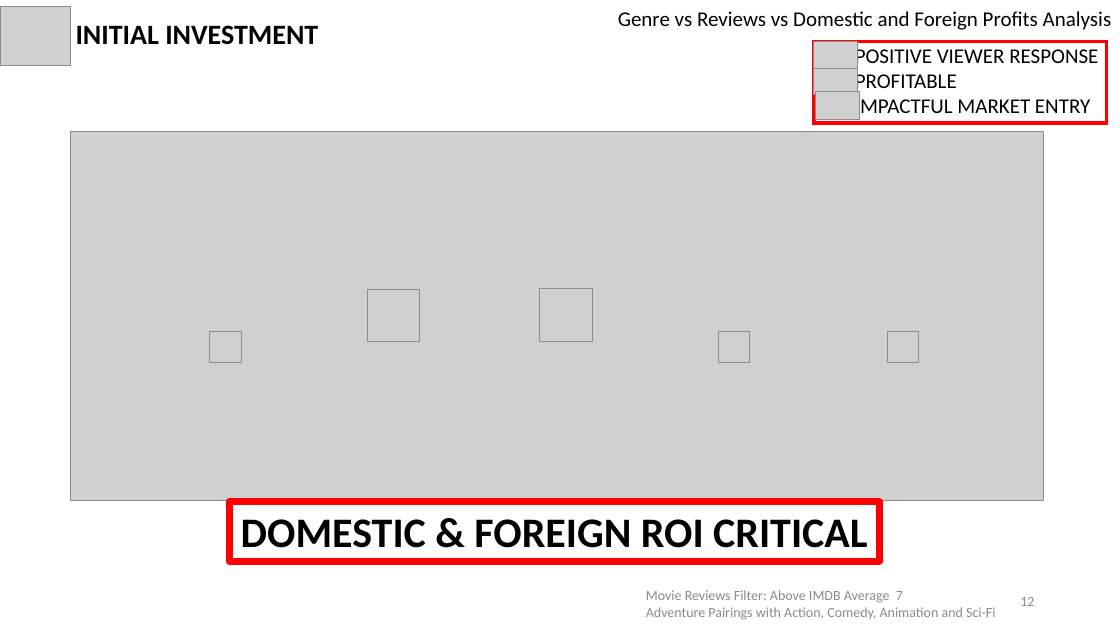
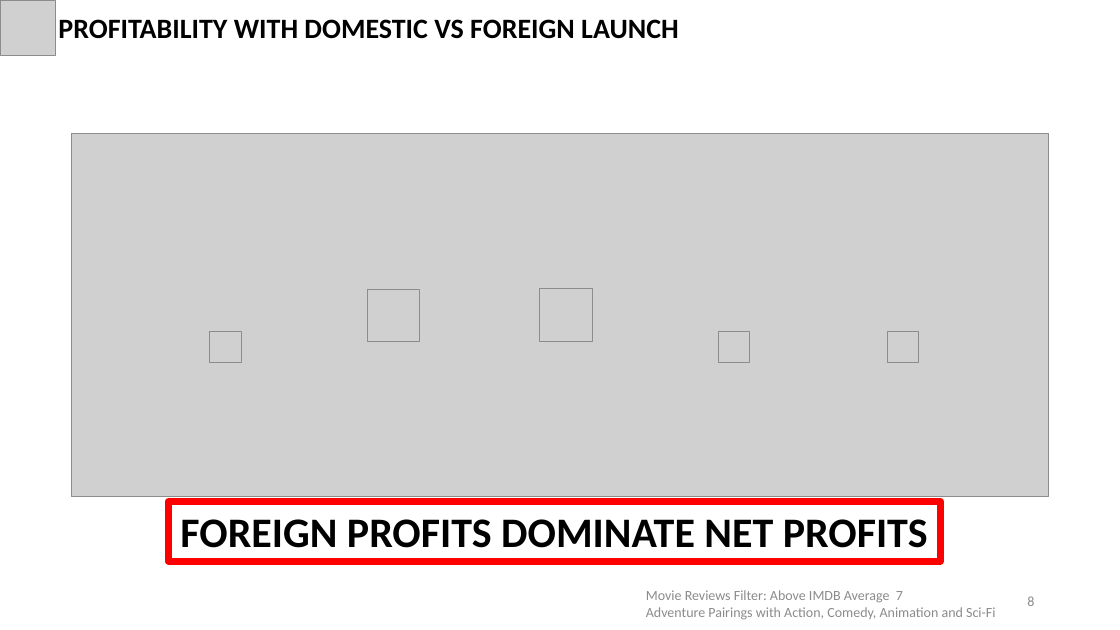
Before and after one commit to shayanabdulkarimkhan/dsc-phase-1-project-v2-4, a slide deck: slide 8 of Microsoft_Studios_Project.pptx (slide 12 before the commit). Drawn at 1120x630 pixels with LibreOffice and Linux fonts; fonts in the diff are those of the drawing; grey boxes stand for pictures. Boxes give left, top, right and bottom in pixels: in the first picture for what was removed or moved away, otherwise in the second. Text is boxed around its words. In the diff, an @@ line names an element or a change of style, - is before the commit and + after.

```diff
--- a/Microsoft_Studios_Project.pptx
+++ b/Microsoft_Studios_Project.pptx
@@ picture: place and size @@
-picture at [0, 7, 71, 66]
+picture at [0, 0, 56, 56]
@@ text added at [58, 19, 678, 39], 24 pt, text #000000, bold @@
+PROFITABILITY WITH DOMESTIC VS FOREIGN LAUNCH
@@ text removed at [76, 25, 318, 45] @@
-INITIAL INVESTMENT
@@ text removed at [618, 11, 1112, 30] @@
-Genre vs Reviews vs Domestic and Foreign Profits Analysis
@@ rectangle removed at [814, 41, 1107, 123] @@
@@ picture removed at [814, 41, 858, 69] @@
@@ text removed at [855, 45, 1098, 120] @@
-POSITIVE VIEWER RESPONSE
-PROFITABLE
-IMPACTFUL MARKET ENTRY
@@ picture removed at [814, 67, 858, 95] @@
@@ picture removed at [816, 92, 860, 119] @@
@@ picture: place and size @@
-picture at [71, 131, 1044, 501]
+picture at [71, 134, 1048, 496]
@@ rectangle "FOREIGN PROFITS DOMINATE NET PROFITS": place and size @@
-rectangle "FOREIGN PROFITS DOMINATE NET PROFITS" at [229, 502, 881, 561]
+rectangle "FOREIGN PROFITS DOMINATE NET PROFITS" at [168, 502, 941, 561]
@@ text in rectangle at [180, 519, 928, 548]: text changed @@
-DOMESTIC & FOREIGN ROI CRITICAL
+FOREIGN PROFITS DOMINATE NET PROFITS
@@ page number at [1027, 596, 1034, 606]: text changed @@
-12
+8
```
Also in this commit, not shown: 5 other slides changed, 3 slides added, 1 slide removed, 4 other files.
